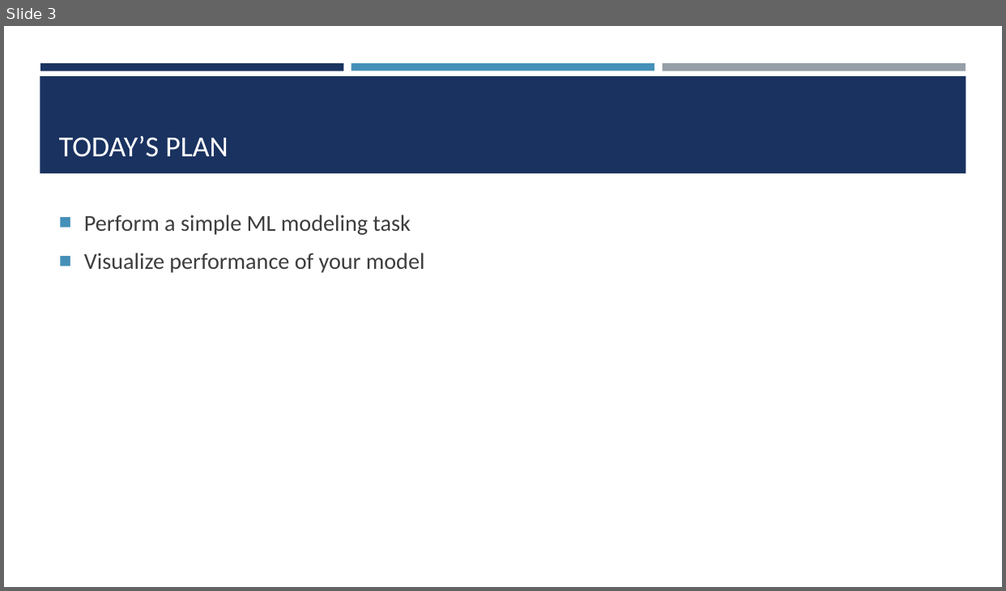
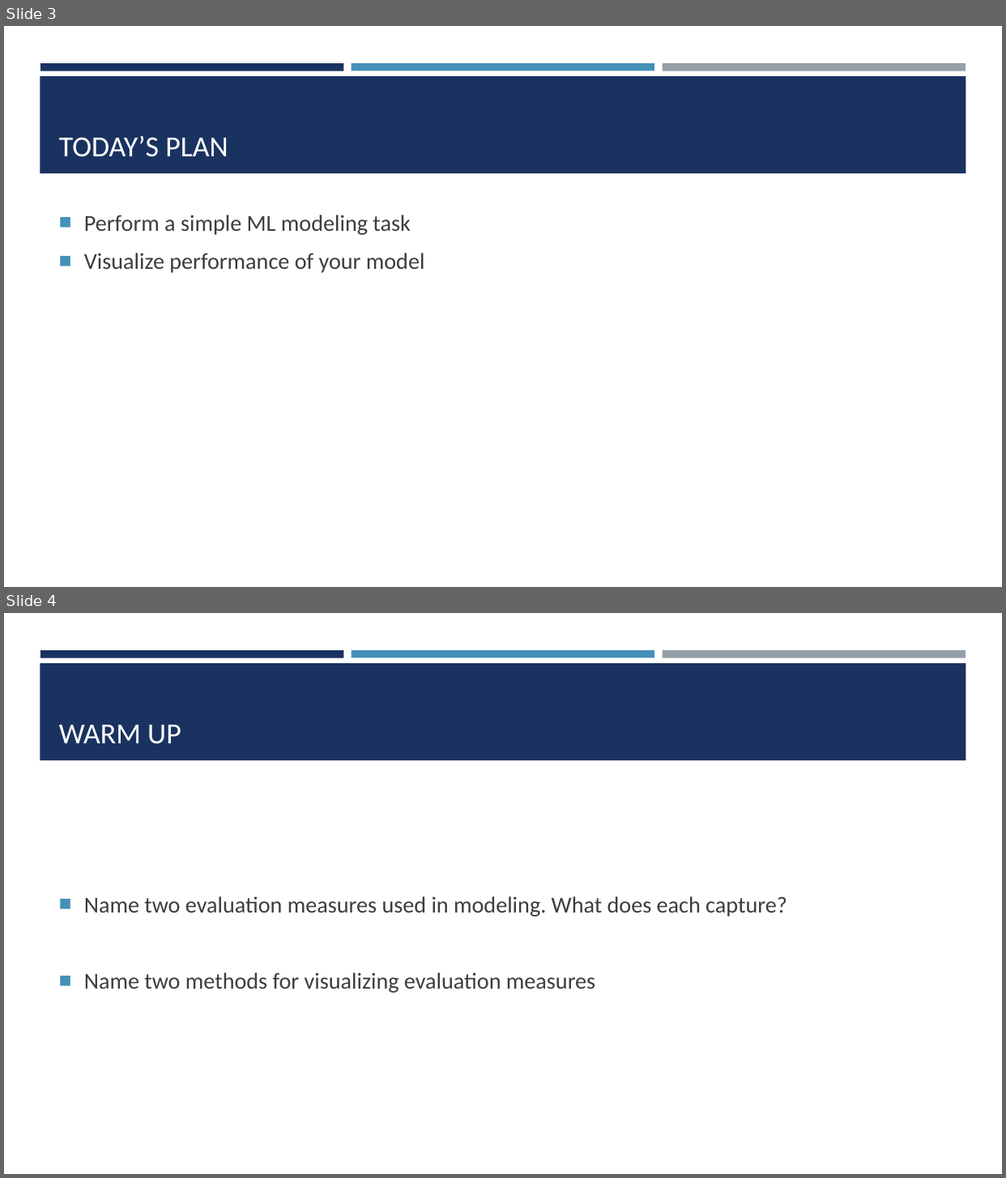
Before and after one commit to amosca01/SDS-CSC235, a slide deck: slides/16-modeling-lab.pptx. Shown one above the other, each under a label of ours: slide 3 before the commit, slides 3 and 4 after it. The pictures are 1006x591 and 1006x1178 pixels, drawn with LibreOffice and Linux fonts; fonts in the diff are those of the drawing. Boxes give left, top, right and bottom in pixels: in the first picture for what was removed or moved away, otherwise in the second. Text is boxed around its words. In the diff, an @@ line names an element or a change of style, - is before the commit and + after.

```diff
--- a/slides/16-modeling-lab.pptx
+++ b/slides/16-modeling-lab.pptx
@@ slide 4 added at (x1=4, y1=613, x2=1002, y2=1174), background #FFFFFF; not listed: 4 template elements that a slide beside it also shows @@
@@ title added at (x1=59, y1=725, x2=181, y2=744), 28 pt, text #FFFFFF @@
+WARM UP
@@ text added at (x1=84, y1=897, x2=787, y2=993), 22 pt, text #3D3D3D @@
+■ Name two evaluation measures used in modeling. What does each capture?
+■ Name two methods for visualizing evaluation measures
```
Also in this commit, not shown: 6 other files.
